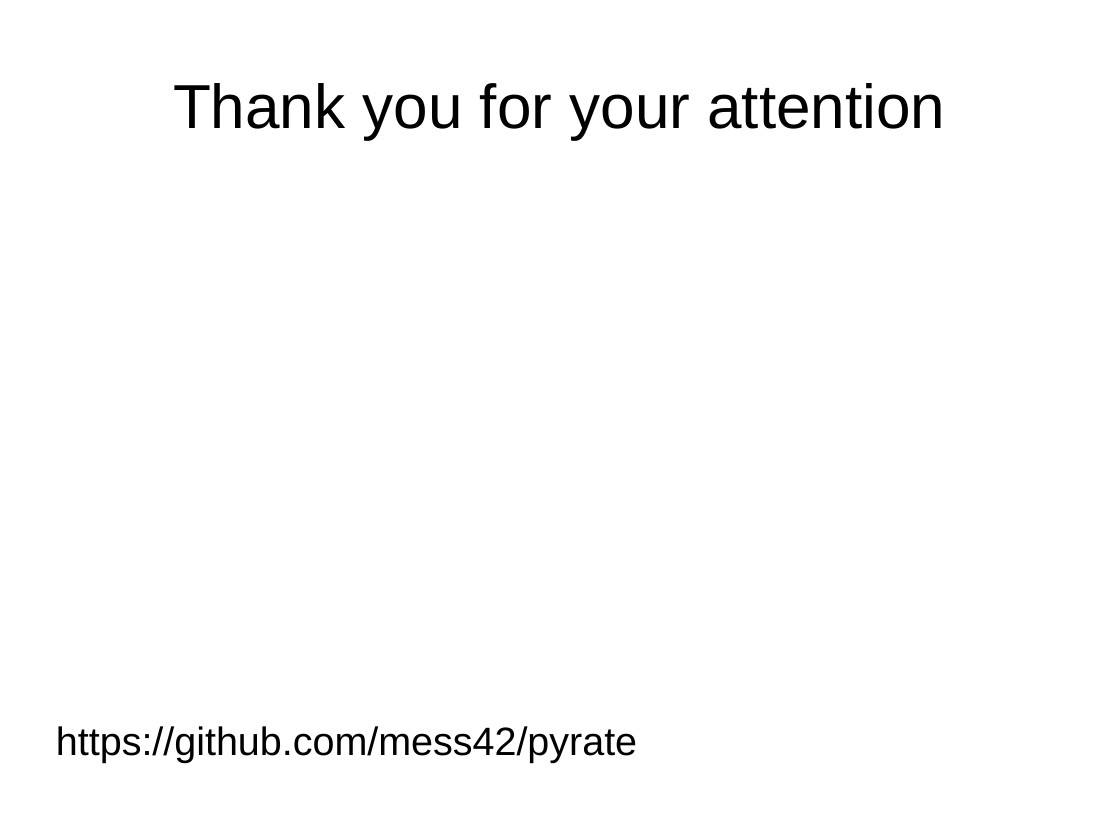
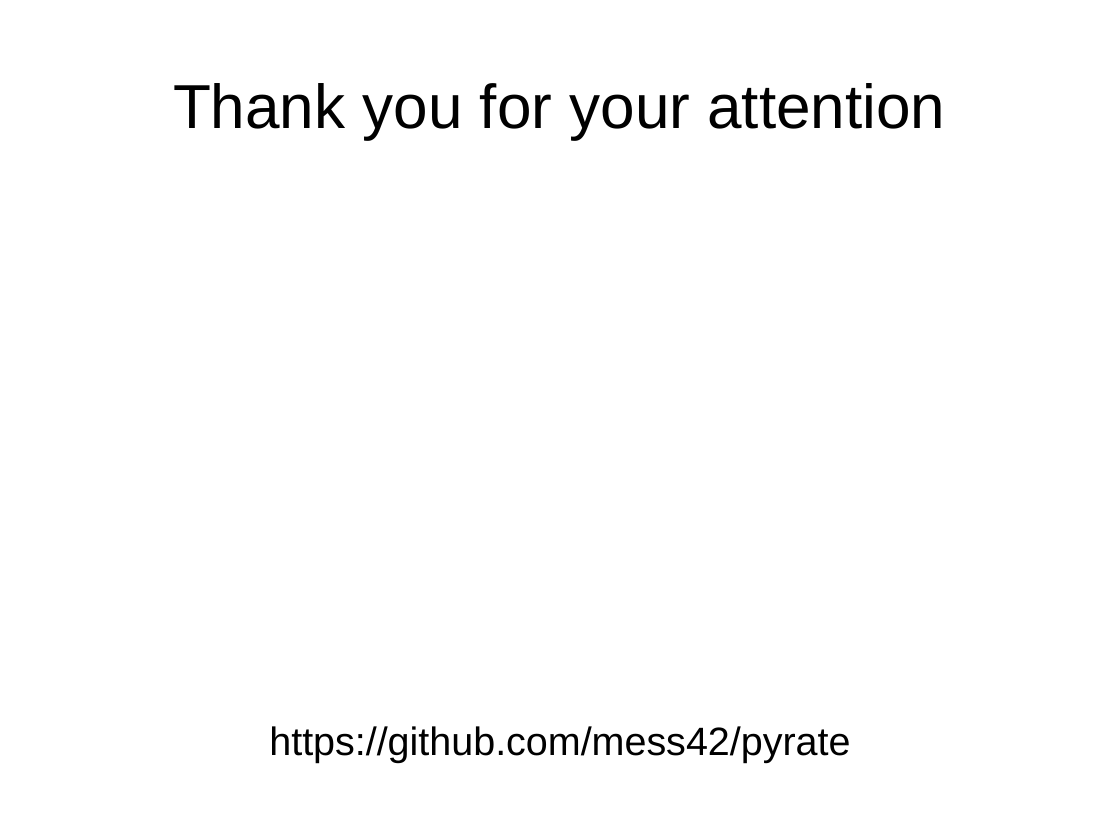
Before and after one commit to mess42/pyrate, a slide deck: slide 11 of talk_euroscipy_2017/talk.odp (slide 10 before the commit). Drawn at 1120x840 pixels with LibreOffice and Linux fonts; fonts in the diff are those of the drawing. Boxes give left, top, right and bottom in pixels: in the first picture for what was removed or moved away, otherwise in the second. Text is boxed around its words. In the diff, an @@ line names an element or a change of style, - is before the commit and + after.

```diff
--- a/talk_euroscipy_2017/talk.odp
+++ b/talk_euroscipy_2017/talk.odp
@@ text "https://github.com/mess42/pyrate" at (269,726,850,763): alignment left to centre @@
```
Also in this commit, not shown: 3 other slides changed, 1 slide added, 1 other file.
